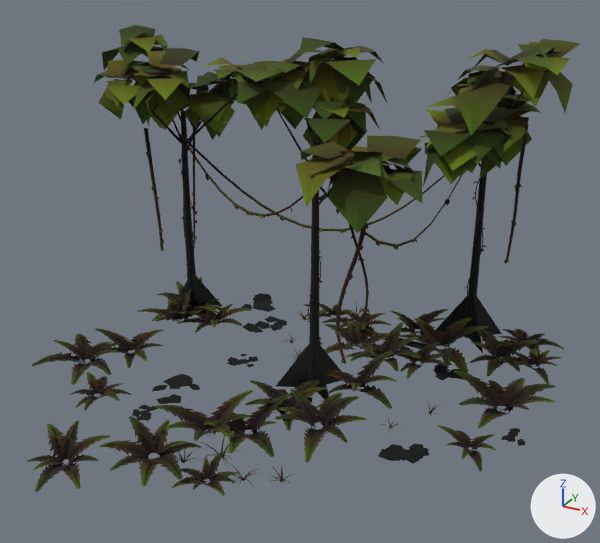
Two versions of the glTF model assets/models/vegetation/patches/patch_fern_floor.glb, one commit apart.
The view is the same before and after, from a 50 mm camera at (12.5, -22.2, 16.0) aimed at (-0.2, 0.9, 4.4). Lighting does not change. The marker at lower right points along +X, +Y and +Z. The first picture is the older version. Vertices at exactly the same position are counted once.

The older version as bpy lines, for what is in view:
```python
me_patch_fern_floor = bpy.data.meshes.new('patch_fern_floor')
me_patch_fern_floor.from_pydata(...)  # 12620 vertices, 10912 faces; spans x -10.5..8.6, y -8.6..11.0, z -0.1..12.2
me_patch_fern_floor.materials.append(mat_jungle_atlas)
ob_patch_fern_floor = bpy.data.objects.new('patch_fern_floor', me_patch_fern_floor)
ob_patch_fern_floor.location = (0.0, 0.0, 0.0)
```
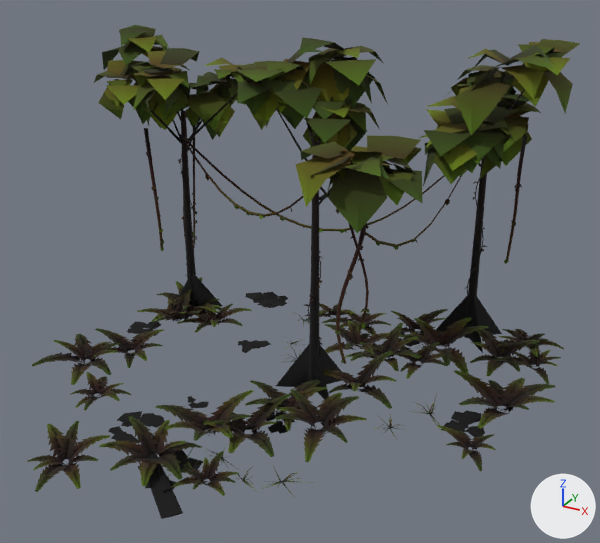
Location of each change, (x1, y1, x2, y2) in pixels of the pictures (600 x 543 px; the box of a moved part takes in the faces that stretch with it):
'patch_fern_floor', reshaped
    before: (27, 25, 580, 496)
    after: (27, 25, 580, 519)
part 1 of me_patch_fern_floor, moved or reshaped (not visible afterwards)
    before: (378, 449, 400, 461)
part 2 of me_patch_fern_floor, moved or reshaped
    before: (189, 384, 200, 390)
    after: (275, 413, 281, 417)
part 3 of me_patch_fern_floor, moved or reshaped
    before: (166, 394, 181, 403)
    after: (268, 424, 285, 433)
part 4 of me_patch_fern_floor, moved or reshaped
    before: (512, 428, 520, 432)
    after: (464, 410, 482, 423)
part 5 of me_patch_fern_floor, moved or reshaped
    before: (502, 435, 514, 441)
    after: (450, 420, 465, 429)
part 6 of me_patch_fern_floor, moved or reshaped (not visible afterwards)
    before: (408, 443, 423, 451)
part 7 of me_patch_fern_floor, moved or reshaped
    before: (414, 447, 429, 456)
    after: (441, 422, 466, 432)
part 8 of me_patch_fern_floor, moved or reshaped (not visible before)
    after: (466, 426, 485, 437)
part 9 of me_patch_fern_floor, moved or reshaped (not visible afterwards)
    before: (434, 365, 450, 371)
part 10 of me_patch_fern_floor, moved or reshaped
    before: (435, 374, 448, 380)
    after: (406, 341, 417, 347)
part 11 of me_patch_fern_floor, moved or reshaped
    before: (452, 374, 464, 380)
    after: (415, 340, 420, 344)
part 12 of me_patch_fern_floor, moved or reshaped
    before: (253, 328, 263, 333)
    after: (238, 340, 249, 346)
part 13 of me_patch_fern_floor, moved or reshaped (not visible afterwards)
    before: (248, 357, 258, 362)
part 14 of me_patch_fern_floor, moved or reshaped
    before: (236, 360, 243, 365)
    after: (255, 341, 271, 347)
part 15 of me_patch_fern_floor, moved or reshaped (not visible afterwards)
    before: (243, 323, 259, 332)
part 16 of me_patch_fern_floor, deleted
    before: (133, 296, 525, 464)
part 17 of me_patch_fern_floor, moved or reshaped
    before: (132, 293, 506, 489)
    after: (108, 292, 506, 519)

The edits, one by one:
me_patch_fern_floor is used by ob_patch_fern_floor; location (0.0, 0.0, 0.0).
me_patch_fern_floor had 12620 vertices, 10912 faces and spanned x -10.5..8.6, y -8.6..11.0, z -0.1..12.2.
me_patch_fern_floor now has 12008 vertices, 10300 faces and spans x -10.5..8.6, y -8.6..11.0, z -0.4..12.2.
me_patch_fern_floor part 1: the loose piece of 6 vertices spanning x 4.1..4.8, y -1.9..-1.4, z 0.0 is scaled about its middle by (-0.371, -0.371, 0.806), then moved by (-4.0, -0.2, 0.0).
me_patch_fern_floor part 2: the loose piece of 6 vertices spanning x -3.6..-3.1, y -1.5..-1.1, z 0.0 is moved by (3.7, -0.1, 0.0).
me_patch_fern_floor part 3: the loose piece of 6 vertices spanning x -3.8..-3.2, y -2.6..-2.1, z 0.0 is scaled about its middle by (0.808, 0.972, 0.778), then moved by (4.0, 0.2, 0.0).
me_patch_fern_floor part 4: the loose piece of 6 vertices spanning x 7.5..7.7, y 1.5..1.8, z 0.0 is turned -39.3 degrees about the z axis through its middle and scaled by 2.72, then moved by (-1.6, 0.1, 0.0).
me_patch_fern_floor part 5: the loose piece of 6 vertices spanning x 7.3..7.6, y 0.9..1.2, z 0.0 is turned -35.7 degrees about the z axis through its middle and scaled by 1.62, then moved by (-1.7, -0.1, 0.0).
me_patch_fern_floor part 6: the loose piece of 6 vertices spanning x 4.8..5.3, y -1.1..-0.6, z 0.0 is turned -134.1 degrees about the z axis through its middle and scaled by 0.86, then moved by (0.8, 1.5, 0.0).
me_patch_fern_floor part 7: the loose piece of 6 vertices spanning x 5.1..5.6, y -1.2..-0.8, z 0.0 is turned -136 degrees about the z axis through its middle and scaled by 1.49, then moved by (0.4, 1.7, 0.0).
me_patch_fern_floor part 8: the loose piece of 6 vertices spanning x 7.5..7.7, y 1.3..1.5, z 0.0 is turned -38.8 degrees about the z axis through its middle and scaled by 3.01, then moved by (-1.2, -0.4, 0.0).
me_patch_fern_floor part 9: the loose piece of 6 vertices spanning x 3.7..4.4, y 4.1..4.5, z 0.0 is turned -145.9 degrees about the z axis through its middle and scaled by 0.805, then moved by (-2.0, 2.0, 0.0).
me_patch_fern_floor part 10: the loose piece of 6 vertices spanning x 4.0..4.5, y 3.5..4.0, z 0.0 is turned -141 degrees about the z axis through its middle and scaled by 1.15, then moved by (-2.0, 1.8, 0.0).
me_patch_fern_floor part 11: the loose piece of 6 vertices spanning x 4.6..5.2, y 3.9..4.3, z 0.0 is turned -146 degrees about the z axis through its middle and scaled by 1.25, then moved by (-2.7, 1.6, 0.0).
me_patch_fern_floor part 12: the loose piece of 6 vertices spanning x -3.9..-3.4, y 3.4..3.8, z 0.0 is scaled about its middle by (-0.802, -1.16, 1.17), then moved by (0.1, -1.2, 0.0).
me_patch_fern_floor part 13: the loose piece of 6 vertices spanning x -2.8..-2.3, y 1.2..1.7, z 0.0 is moved by (-0.4, 1.0, 0.0).
me_patch_fern_floor part 14: the loose piece of 6 vertices spanning x -3.0..-2.7, y 0.8..1.2, z 0.0 is scaled about its middle by (1.86, 1.26, 1.17), then moved by (0.0, 1.6, 0.0).
me_patch_fern_floor part 15: the loose piece of 6 vertices spanning x -4.3..-3.7, y 3.3..3.9, z 0.0 is scaled about its middle by (-0.622, -0.76, 1.17), then moved by (0.9, -1.2, 0.0).
me_patch_fern_floor part 16: 45 loose pieces with 335 vertices, spanning x -6.1..8.1, y -3.7..7.4, z 0.0..0.5, are deleted.
me_patch_fern_floor part 17: 189 vertices moved from x -6.3..5.9, y -5.5..6.7, z 0.0..0.7 to x -6.9..5.9, y -6.3..7.1, z -0.4..0.4; 973 vertices removed from x -6.7..6.4, y -5.5..7.3, z 0.0..0.6; 696 vertices added at x -8.5..6.4, y -7.8..7.3, z -0.4..0.5.
Other edits to the shape of me_patch_fern_floor do not show in these pictures.
